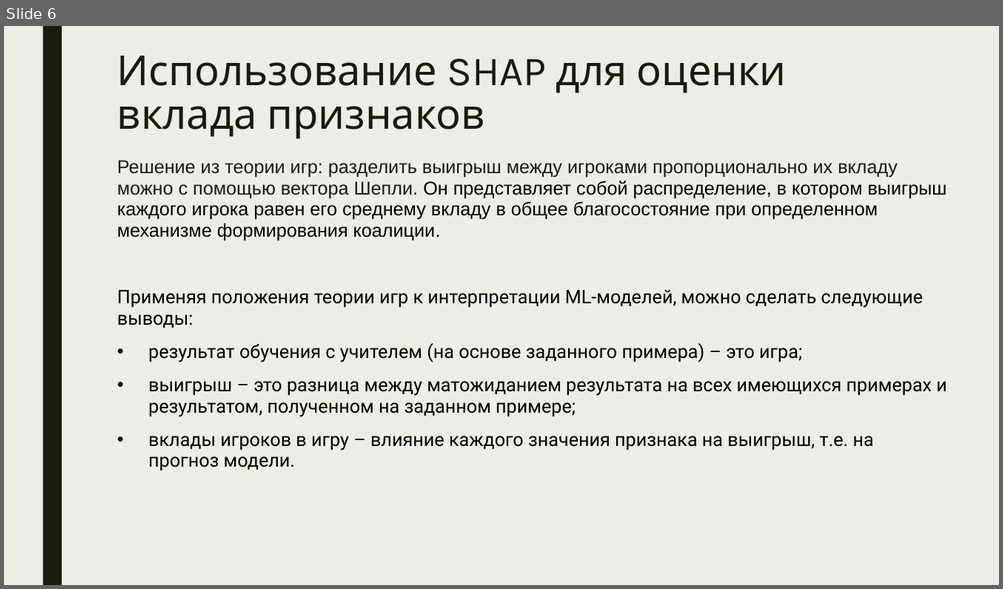
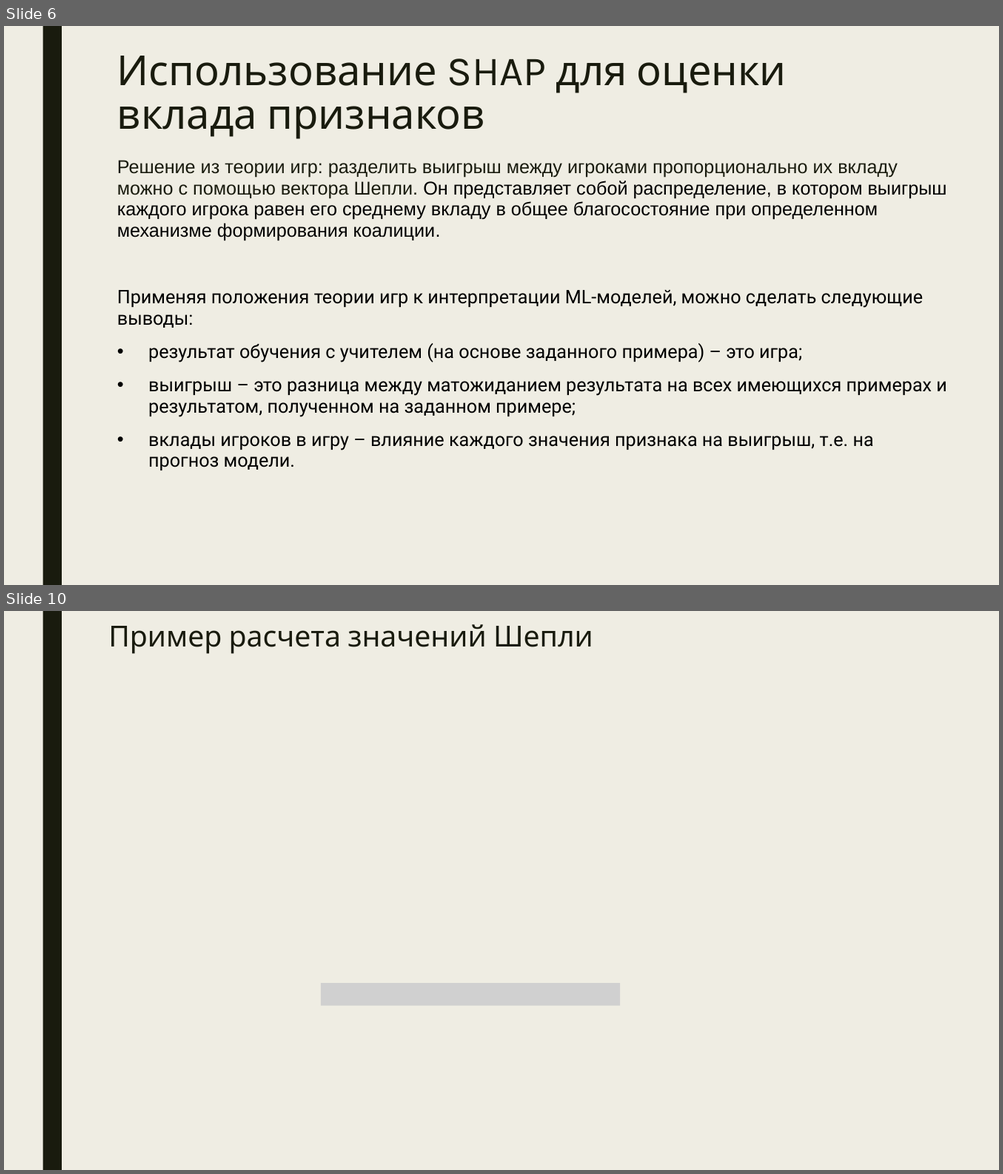
Before and after one commit to Dmitry513/Shap_training, a slide deck: Shap_for_model_interpretation.pptx. Shown one above the other, each under a label of ours: slide 6 before the commit, slides 6 and 10 after it; the slides between them are not shown. The pictures are 1003x589 and 1003x1174 pixels, drawn with LibreOffice and Linux fonts; fonts in the diff are those of the drawing; grey boxes stand for pictures. Boxes give left, top, right and bottom in pixels: in the first picture for what was removed or moved away, otherwise in the second. Text is boxed around its words. In the diff, an @@ line names an element or a change of style, - is before the commit and + after.

```diff
--- a/Shap_for_model_interpretation.pptx
+++ b/Shap_for_model_interpretation.pptx
@@ slide 10 added at (4,611,999,1170), background #EFEDE3; not listed: 1 template element that a slide beside it also shows @@
@@ title added at (108,624,593,654), 28 pt, text #191B0E @@
+Пример расчета значений Шепли
@@ picture added at (321,983,620,1005) @@
```
Also in this commit, not shown: 3 slides changed, 2 other slides added, 1 other file.
